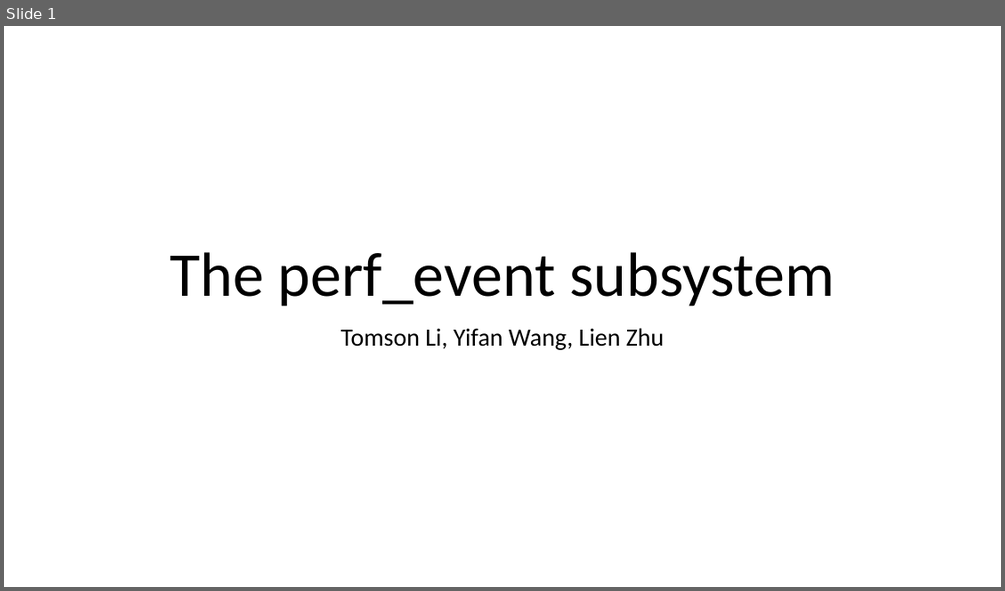
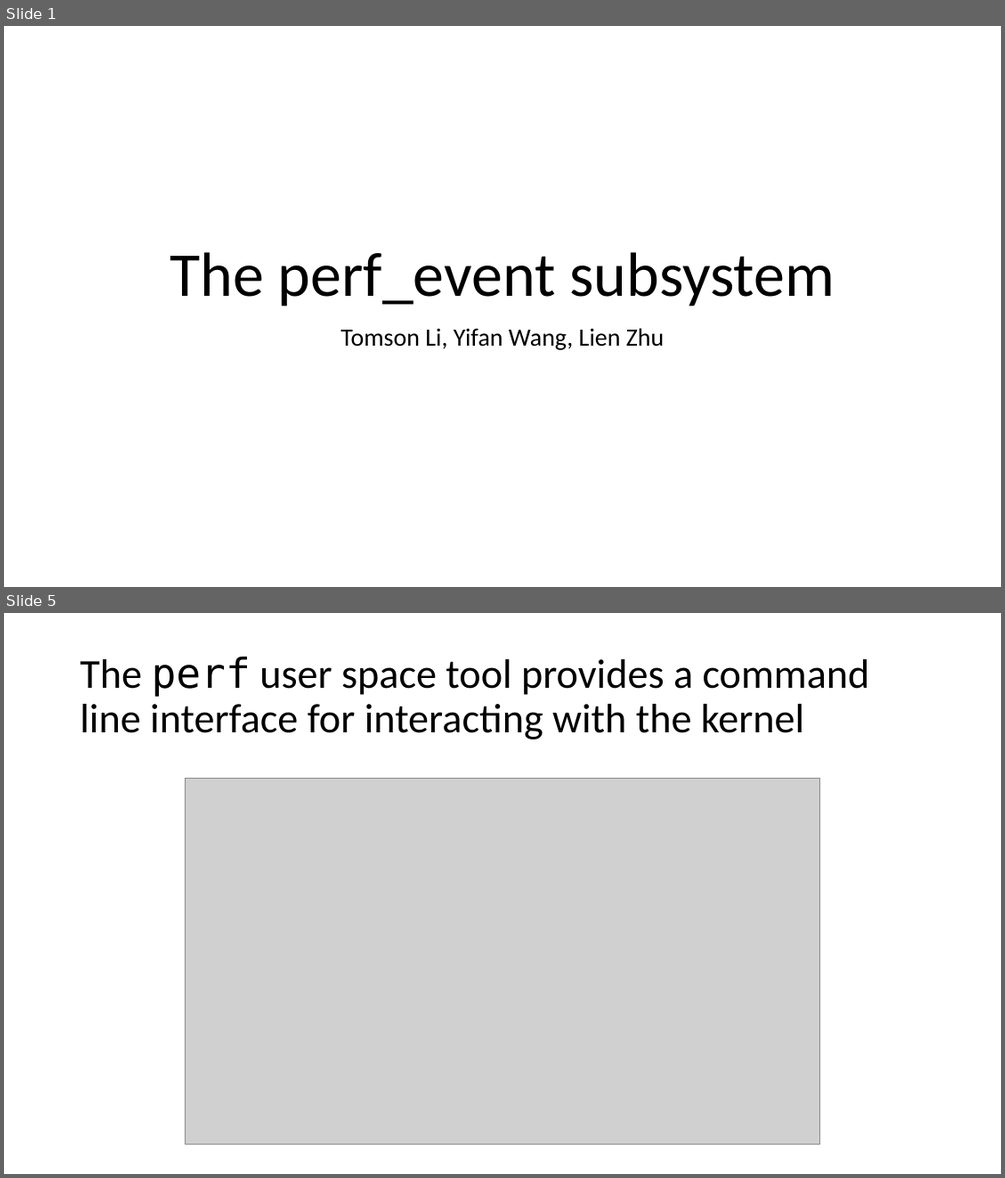
Before and after one commit to lienzhuzhu/project-522, a slide deck: midterm.pptx. Shown one above the other, each under a label of ours: slide 1 before the commit, slides 1 and 5 after it; the slides between them are not shown. The pictures are 1005x591 and 1005x1178 pixels, drawn with LibreOffice and Linux fonts; fonts in the diff are those of the drawing; grey boxes stand for pictures. Boxes give left, top, right and bottom in pixels: in the first picture for what was removed or moved away, otherwise in the second. Text is boxed around its words. In the diff, an @@ line names an element or a change of style, - is before the commit and + after.

```diff
--- a/midterm.pptx
+++ b/midterm.pptx
@@ slide 5 added at (4, 613, 1001, 1174), background #FFFFFF @@
@@ title added at (80, 657, 870, 739), 39.6 pt, text #000000 @@
+The perf user space tool provides a command line interface for interacting with the kernel
@@ picture added at (185, 779, 821, 1144) @@
```
Also in this commit, not shown: 2 slides changed, 5 other slides added, 1 slide removed.
